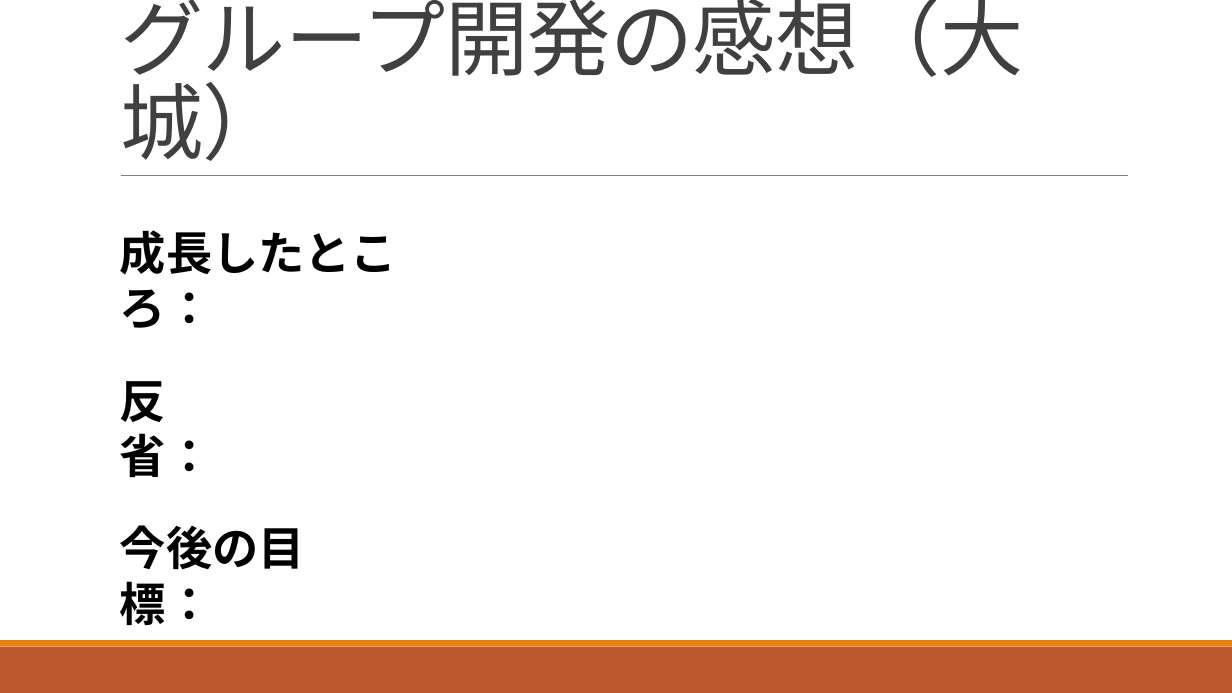
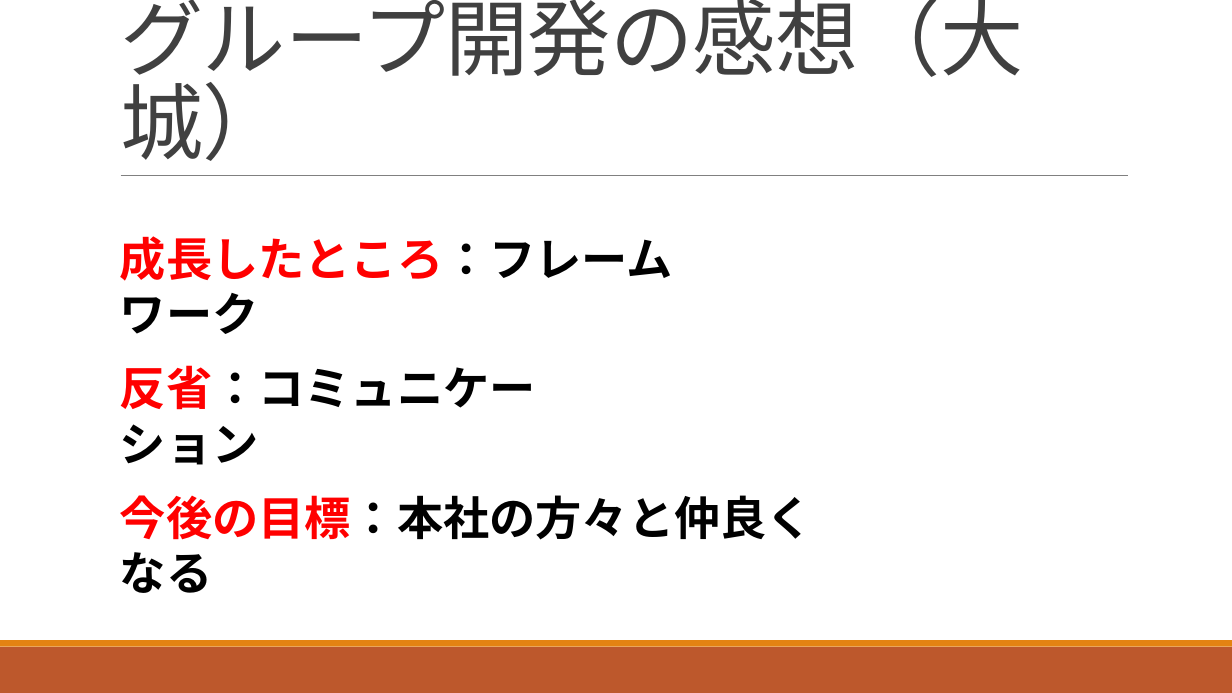
Before and after one commit to ShunjiYamamoto/groupA, a slide deck: slide 15 of 9.発表資料/グループ開発_Aグループ発表資料.pptx. Drawn at 1232x693 pixels with LibreOffice and Linux fonts; fonts in the diff are those of the drawing. Boxes give left, top, right and bottom in pixels: in the first picture for what was removed or moved away, otherwise in the second. Text is boxed around its words. In the diff, an @@ line names an element or a change of style, - is before the commit and + after.

```diff
--- a/9.発表資料/グループ開発_Aグループ発表資料.pptx
+++ b/9.発表資料/グループ開発_Aグループ発表資料.pptx
@@ text at <box>120,236,673,334</box>: text changed @@
-成長したところ：
+成長したところ：フレームワーク
@@ text at <box>120,365,536,465</box>: text changed @@
-反省：
+反省：コミュニケーション
@@ text at <box>120,495,813,593</box>: text changed @@
-今後の目標：
+今後の目標：本社の方々と仲良くなる
```
Also in this commit, not shown: 7 other slides changed, 2 slides added, 1 slide removed.
